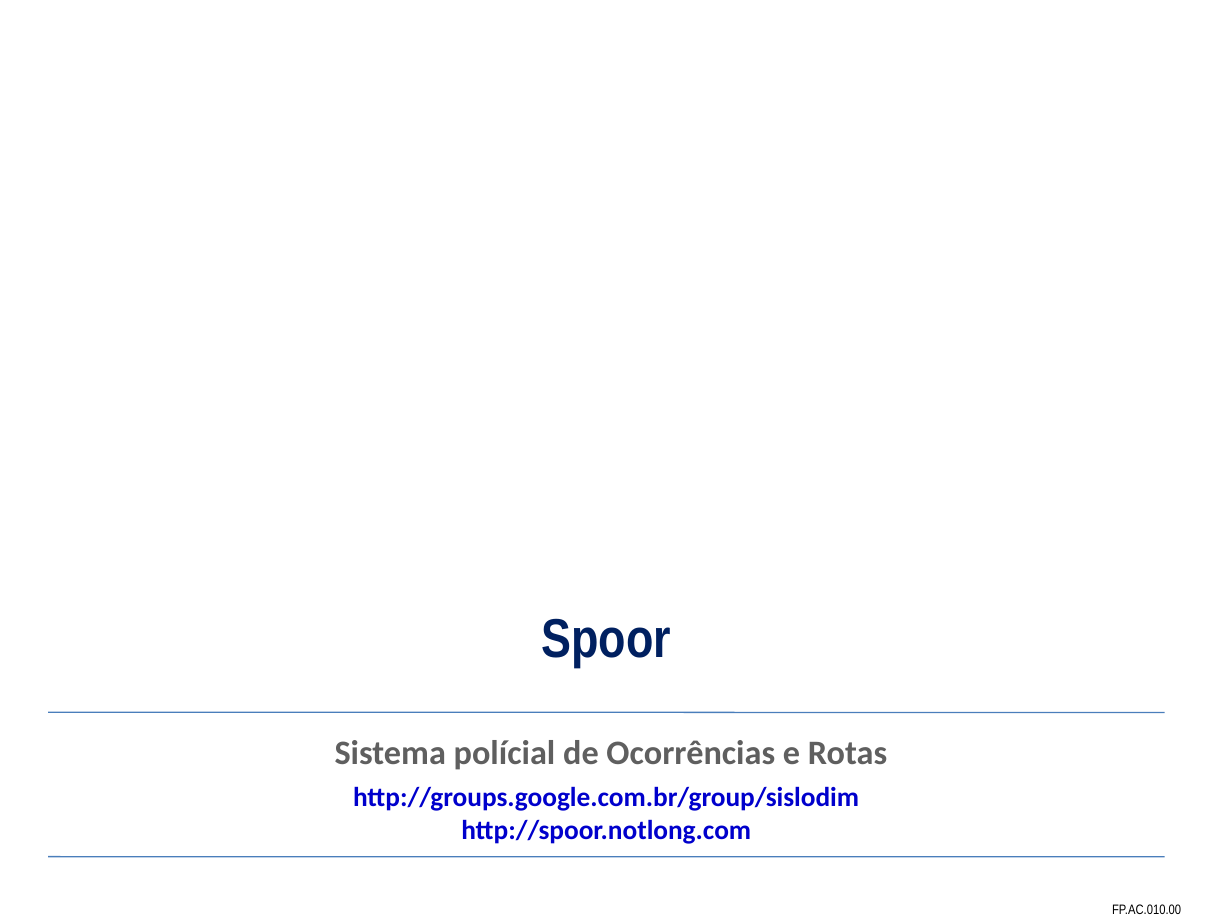
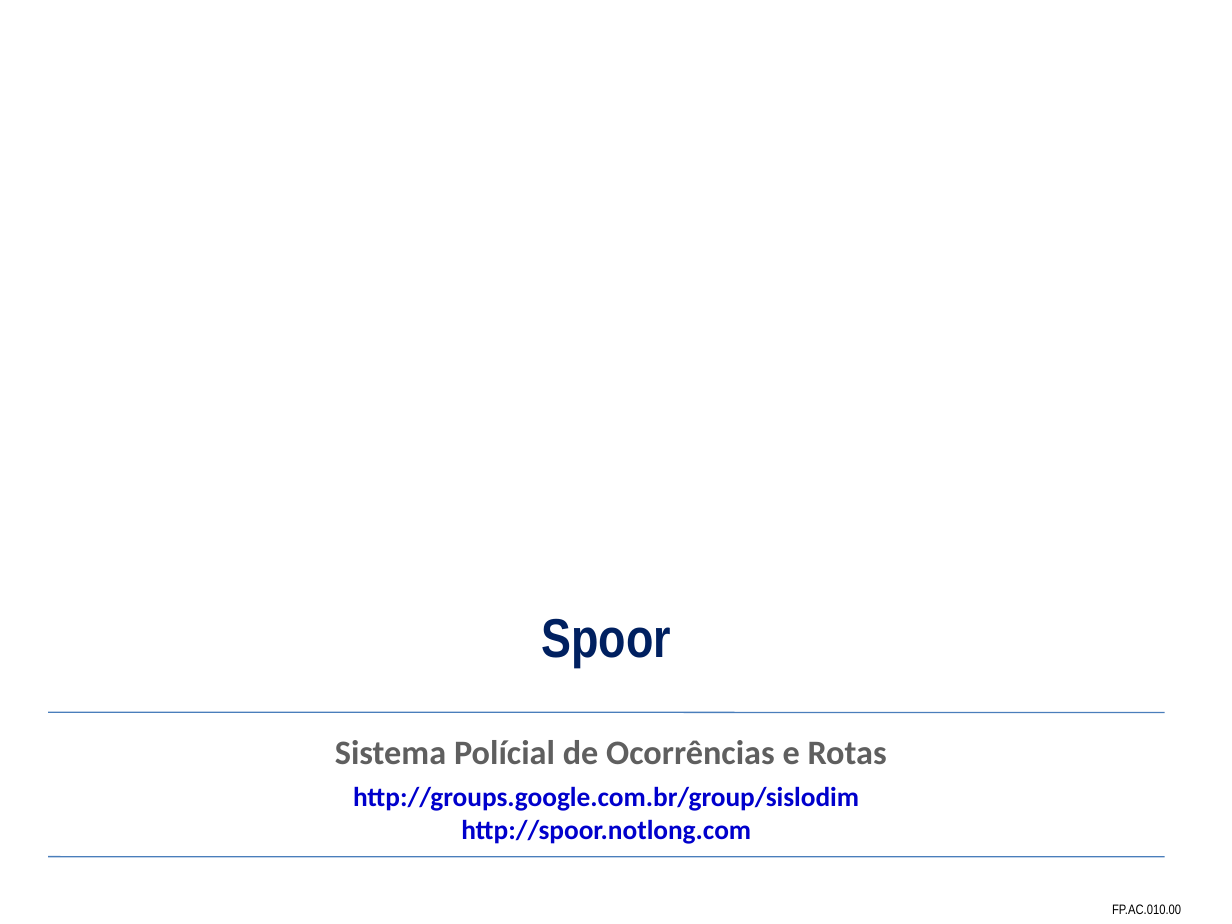
Before and after one commit to theoziran/sislodim, a slide deck: slide 1 of documentos/ProjetoPSA/Apresentação Final.ppt. Drawn at 1232x924 pixels with LibreOffice and Linux fonts; fonts in the diff are those of the drawing; background and template pictures are left out. Boxes give left, top, right and bottom in pixels: in the first picture for what was removed or moved away, otherwise in the second. Text is boxed around its words. In the diff, an @@ line names an element or a change of style, - is before the commit and + after.

```diff
--- a/documentos/ProjetoPSA/Apresentação Final.ppt
+++ b/documentos/ProjetoPSA/Apresentação Final.ppt
@@ text at (335, 740, 887, 764): text changed @@
-Sistema polícial de Ocorrências e Rotas
+Sistema Polícial de Ocorrências e Rotas
```
